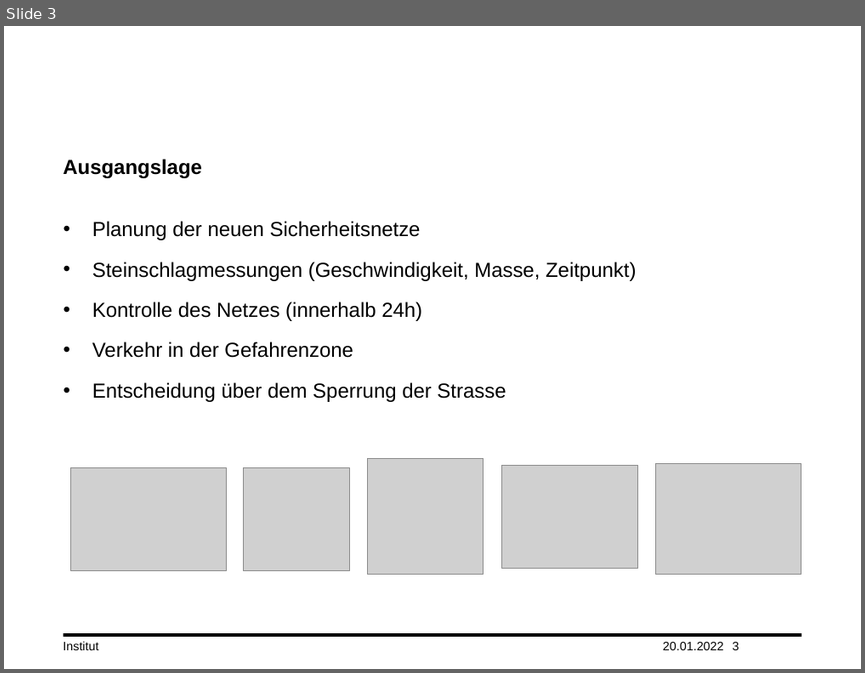
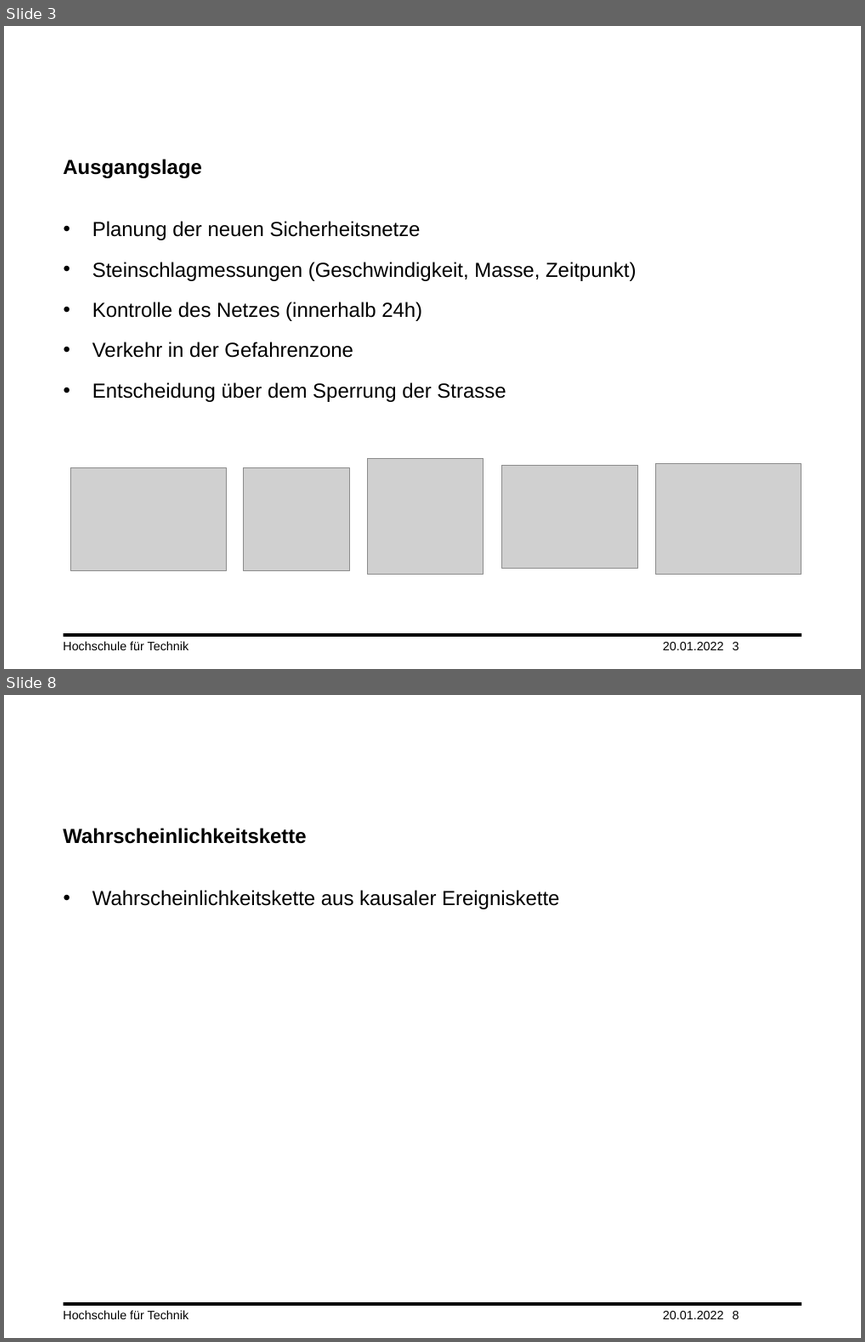
Before and after one commit to tmandelz/Steinschlag-Wahrscheinlichkeit, a slide deck: Präsentation/Vorgehen.pptx. Shown one above the other, each under a label of ours: slide 3 before the commit, slides 3 and 8 after it; the slides between them are not shown. The pictures are 865x673 and 865x1342 pixels, drawn with LibreOffice and Linux fonts; fonts in the diff are those of the drawing; grey boxes stand for pictures; background and template pictures are left out. Boxes give left, top, right and bottom in pixels: in the first picture for what was removed or moved away, otherwise in the second. Text is boxed around its words. In the diff, an @@ line names an element or a change of style, - is before the commit and + after.

```diff
--- a/Präsentation/Vorgehen.pptx
+++ b/Präsentation/Vorgehen.pptx
@@ slide 8 added at (x1=4, y1=695, x2=861, y2=1338), background #FFFFFF; not listed: 1 template element that a slide beside it also shows @@
@@ title added at (x1=63, y1=828, x2=306, y2=844), 18.9 pt, text #000000, bold @@
+Wahrscheinlichkeitskette
@@ text added at (x1=92, y1=890, x2=559, y2=909), 18.9 pt, text #000000 @@
+• Wahrscheinlichkeitskette aus kausaler Ereigniskette
@@ text added at (x1=63, y1=1310, x2=189, y2=1319), 11.3 pt, text #000000 @@
+Hochschule für Technik
@@ text added at (x1=663, y1=1310, x2=724, y2=1319), 11.3 pt, text #000000 @@
+20.01.2022
@@ page number added at (x1=732, y1=1310, x2=739, y2=1319), 11.3 pt, text #000000 @@
+8
@@ slide 3 changed as well @@
@@ text at (x1=63, y1=641, x2=189, y2=650): text changed @@
-Institut
+Hochschule für Technik
```
Also in this commit, not shown: 3 other slides changed, 6 other slides added, 1 slide removed.
